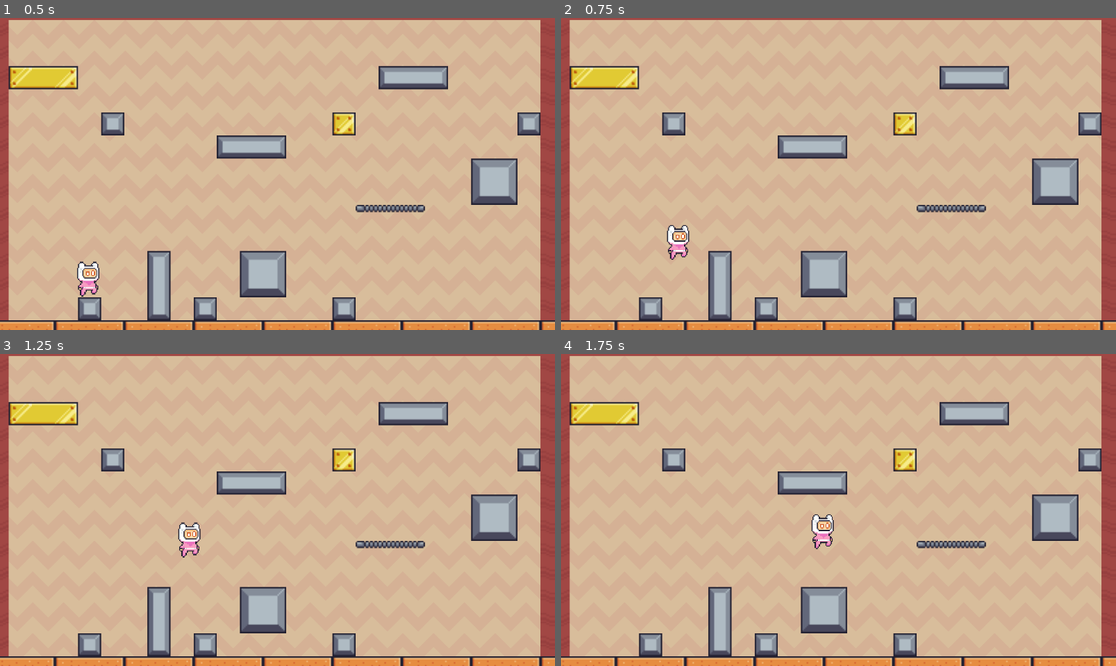
Above: before the commit, frames 1-4 (two rows, left to right).
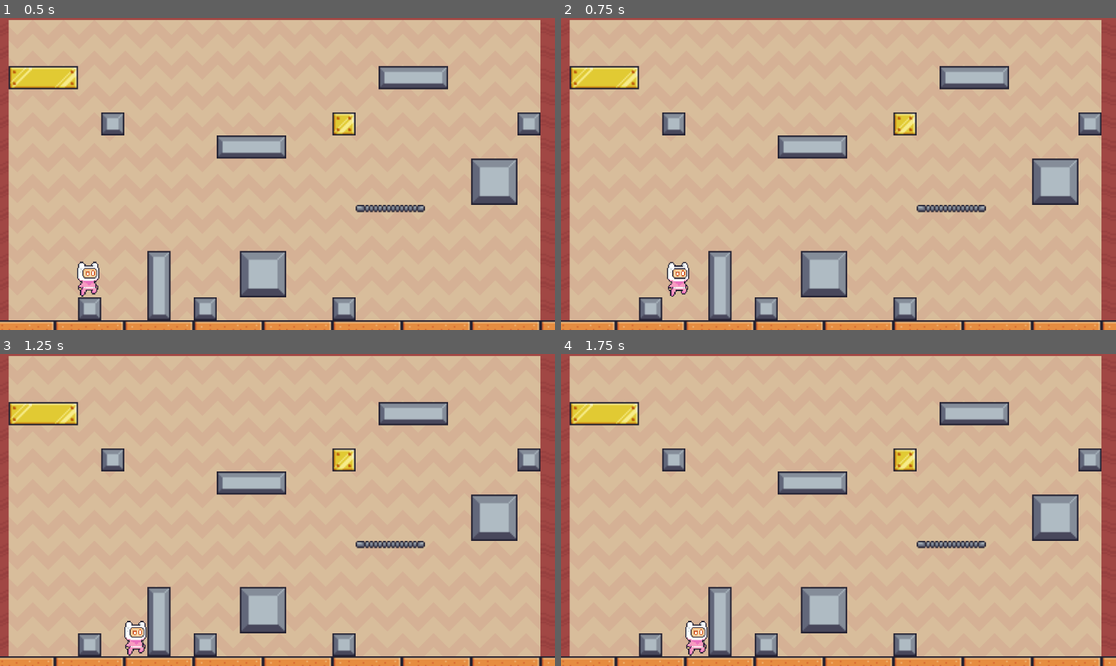
Above: after the commit, the same moments.

Repository: Jonah246755/gameJam24
Game: Godot game, scene res://scenes/level1.tscn
The game is run twice, just before and just after one commit, with the same random seed, the same clock (stepped at 60 frames per second) and the same inputs. Before the commit the project starts from res://main.tscn.
Inputs:
- Up to frame 1 (0.5 s): no input
- Up to frame 2 (0.75 s): tap Enter (ui_accept) at 0.5, 0.6 s; hold Right (ui_right) from 0.53 s (still down)
- Up to frame 3 (1.25 s): keep holding Right (ui_right); tap Enter (ui_accept) at 0.77, 1.07 s
- Up to frame 4 (1.75 s): keep holding Right (ui_right); tap Enter (ui_accept) at 1.35, 1.52 s

Frame 1 is identical in both runs. In frame 2, 0.7% of the frame differs, in the area x 19-24%, y 66-90%; in frame 3, 0.7%; in frame 4, 0.7%.

Commit message:
begin menu

Diff:
--- a/project.godot
+++ b/project.godot
@@ -11,7 +11,7 @@
 [application]
 
 config/name="GameJam24"
-run/main_scene="res://main.tscn"
+run/main_scene="res://scenes/level1.tscn"
 config/features=PackedStringArray("4.2", "Forward Plus")
 config/icon="res://icon.svg"
 
--- a/scenes/main_character.gd
+++ b/scenes/main_character.gd
@@ -14,7 +14,7 @@
 		velocity.y += gravity * delta
 
 	# Handle jump.
-	if Input.is_action_just_pressed("ui_accept") and is_on_floor():
+	if Input.is_action_just_pressed("ui_up") and is_on_floor():
 		velocity.y = JUMP_VELOCITY
 
 	# Get the input direction and handle the movement/deceleration.
--- /dev/null
+++ b/scenes/menu.tscn
@@ -0,0 +1,3 @@
+[gd_scene format=3 uid="uid://jbh12tlt0s6p"]
+
+[node name="Node2D" type="Node2D"]
Renamed: main.tscn -> scenes/level1.tscn
